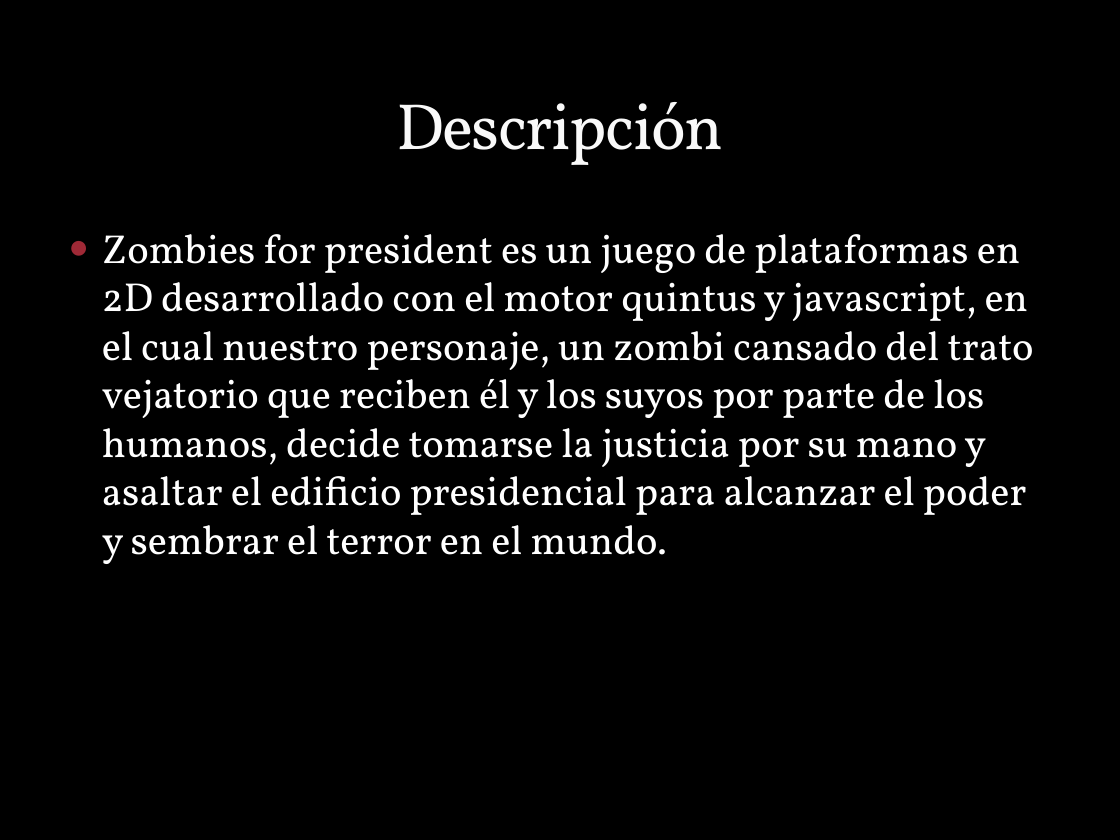
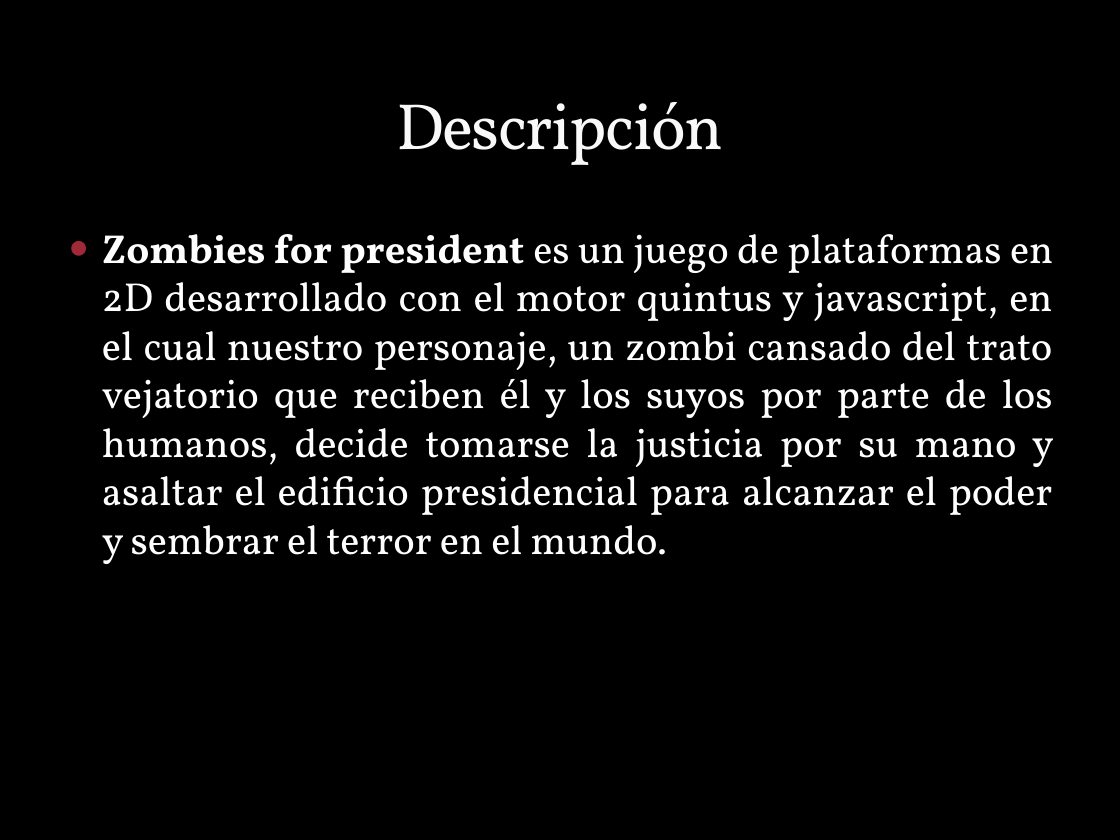
Before and after one commit to plandevida/ZombiesForPresident, a slide deck: slide 2 of zombiesppt.pptx. Drawn at 1120x840 pixels with LibreOffice and Linux fonts; fonts in the diff are those of the drawing; background and template pictures are left out. Boxes give left, top, right and bottom in pixels: in the first picture for what was removed or moved away, otherwise in the second. Text is boxed around its words. In the diff, an @@ line names an element or a change of style, - is before the commit and + after.

```diff
--- a/zombiesppt.pptx
+++ b/zombiesppt.pptx
@@ text "Zombies for president es un ..." at <box>102,234,1054,564</box>: bold on in "Zombies for president"; alignment left to justified @@
```
Also in this commit, not shown: 3 other slides changed, 1 slide added, 1 slide removed.
